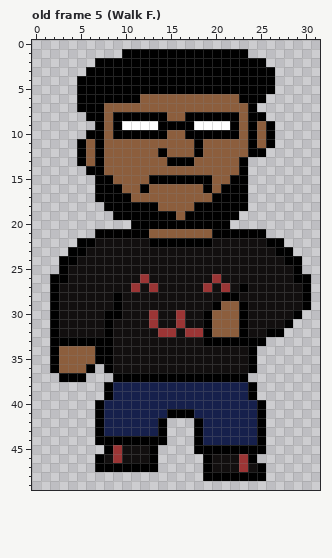
One commit to this pixel-art file: WIP/Eddy.aseprite. Above is the file before it was changed.
32x50 pixels, 19 frames. Shown: old frame 5 (Walk F.). The commit also changed other frames, which this record leaves out.
And afterwards:
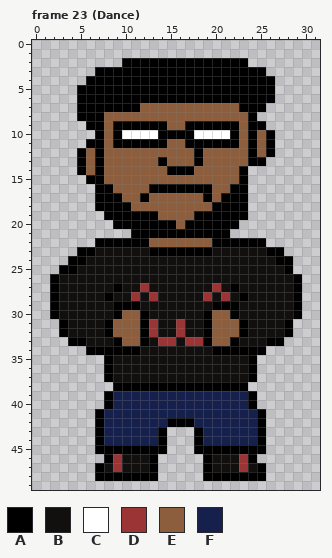
Palette (. is transparent): A #000000  B #120f0f  C #ffffff  D #9b3535  E #8c5e3d  F #16204c
A new or re-ordered frame is compared with the old frame closest to it.
Difference:
frames 19 -> 24
--- frame 23 (Dance) is new; against old frame 5 (Walk F.)
@@ x 0..31 @@
  0 ................................
- 1 ..........AAAAAAAAAAAAAA........
- 2 .......AAAAAAAAAAAAAAAAAAA......
- 3 ......AAAAAAAAAAAAAAAAAAAAA.....
- 4 .....AAAAAAAAAAAAAAAAAAAAAA.....
+ 1 ................................
+ 2 ..........AAAAAAAAAAAAAA........
+ 3 .......AAAAAAAAAAAAAAAAAAA......
+ 4 ......AAAAAAAAAAAAAAAAAAAAA.....
  5 .....AAAAAAAAAAAAAAAAAAAAAA.....
- 6 .....AAAAAAAEEEEEEEEEEEAAA......
- 7 .....AAAEEEEEEEEEEEEEEEEA.......
- 8 ......AAEAAAAAAEEAAAAAAEAA......
- 9 .......AEACCCCAAAACCCCAEAEA.....
-10 ......AAEAAAAAAEEAAAAAAEAEA.....
-11 .....AEAEEEEEEEEEEAEEEEEAEA.....
-12 .....AEAEEEEEEAEEEAEEEEEAA......
-13 .....AEAEEEEEEEAAAEEEEEA........
-14 ......AAEEEEEEEEEEEEEEEA........
-15 .......AAEEEEAAAAAAAEEAA........
-16 .......AAAEEAEEEEEEAEAAA........
-17 .......AAAAEEEEEEEEEAAAA........
-18 ........AAAAAAEEEEAAAAAA........
-19 .........AAAAAAAEAAAAAA.........
-20 ...........AAAAAAAAAAA..........
-21 .......AAAAAAEEEEEEEAAAAAA......
-22 .....AABBBBBBAAAAAAABBBBBBAA....
-23 ....AABBBBBBBBBBBBBBBBBBBBBAA...
-24 ...AABBBBBBBBBBBBBBBBBBBBBBBAA..
-25 ...ABBBBBBBBBBBBBBBBBBBBBBBBBA..
-26 ..AABBBBBBBBDBBBBBBBDBBBBBBBBAA.
-27 ..ABBBBBBBBDBDBBBBBDBDBABBBBBBA.
-28 ..ABBBBBBABBBBBBBBBBBAABBBBBBBA.
-29 ..ABBBBBBABBBBBBBBBBAEEABBBBBBA.
-30 ..ABBBBBAABBBDBBDBBAEEEABBBBBA..
-31 ..ABBBBBABBBBDBBDBBAEEEABBBBA...
-32 ..ABBBBBABBBBBDDBDDAEEEABBAA....
-33 ..AAAAAAABBBBBBBBBBAAAAAAA......
-34 ..AEEEEAABBBBBBBBBBBBBBBA.......
-35 ..AEEEEAABBBBBBBBBBBBBBBA.......
-36 ..AEEEA.ABBBBBBBBBBBBBBBA.......
-37 ...AAA...AAAAAAAAAAAAAAA........
-38 ........AFFFFFFFFFFFFFFFA.......
+ 6 .....AAAAAAAAAAAAAAAAAAAAAA.....
+ 7 .....AAAAAAAEEEEEEEEEEEAAA......
+ 8 .....AAAEEEEEEEEEEEEEEEEA.......
+ 9 ......AAEAAAAAAEEAAAAAAEAA......
+10 .......AEACCCCAAAACCCCAEAEA.....
+11 ......AAEAAAAAAEEAAAAAAEAEA.....
+12 .....AEAEEEEEEEEEEAEEEEEAEA.....
+13 .....AEAEEEEEEAEEEAEEEEEAA......
+14 .....AEAEEEEEEEAAAEEEEEA........
+15 ......AAEEEEEEEEEEEEEEEA........
+16 .......AAEEEEAAAAAAAEEAA........
+17 .......AAAEEAEEEEEEAEAAA........
+18 .......AAAAEEEEEEEEEAAAA........
+19 ........AAAAAAEEEEAAAAAA........
+20 .........AAAAAAAEAAAAAA.........
+21 ...........AAAAAAAAAAA..........
+22 .......AAAAAAEEEEEEEAAAAAA......
+23 .....AABBBBBBAAAAAAABBBBBBAA....
+24 ....AABBBBBBBBBBBBBBBBBBBBBAA...
+25 ...AABBBBBBBBBBBBBBBBBBBBBBBA...
+26 ..ABBBBBBBBBBBBBBBBBBBBBBBBBBA..
+27 ..ABBBBBBABBDBBBBBBBDBABBBBBBA..
+28 ..ABBBBBABBDBDBBBBBDBDBABBBBBA..
+29 ..ABBBBBBAAABBBBBBBBAAABBBBBBA..
+30 ..ABBBBBBAEEABBBBBBAEEABBBBBBA..
+31 ...ABBBBAEEEADBBDBBAEEEABBBBA...
+32 ...ABBBBAEEEADBBDBBAEEEABBBBA...
+33 ....AABBBAEEABDDBDDAEEABBBAA....
+34 ......AAAAAABBBBBBBBAAAAAA......
+35 ........ABBBBBBBBBBBBBBBA.......
+36 ........ABBBBBBBBBBBBBBBA.......
+37 ........ABBBBBBBBBBBBBBBA.......
+38 .........AAAAAAAAAAAAAAA........
 39 ........AFFFFFFFFFFFFFFFA.......
-40 .......AFFFFFFFFFFFFFFFFFA......
-41 .......AFFFFFFFAAAFFFFFFFA......
-42 .......AFFFFFFA...AFFFFFFA......
+40 ........AFFFFFFFFFFFFFFFA.......
+41 .......AFFFFFFFFFFFFFFFFFA......
+42 .......AFFFFFFFAAAFFFFFFFA......
 43 .......AFFFFFFA...AFFFFFFA......
-44 .......AAAAAAAA...AFFFFFFA......
-45 ........ADBBBA....AAAAAAAA......
-46 .......ABDBBBA.....ABBBDA.......
-47 .......AAAAAAA.....ABBBDBA......
-48 ...................AAAAAAA......
+44 .......AFFFFFFA...AFFFFFFA......
+45 .......AAAAAAAA...AAAAAAAA......
+46 ........ADBBBA.....ABBBDA.......
+47 .......ABDBBBA.....ABBBDBA......
+48 .......AAAAAAA.....AAAAAAA......
 49 ................................
Boxes around the changes in both pictures, in picture pixels (x1, y1, x2, y2):
changed: (50, 49, 311, 481)
